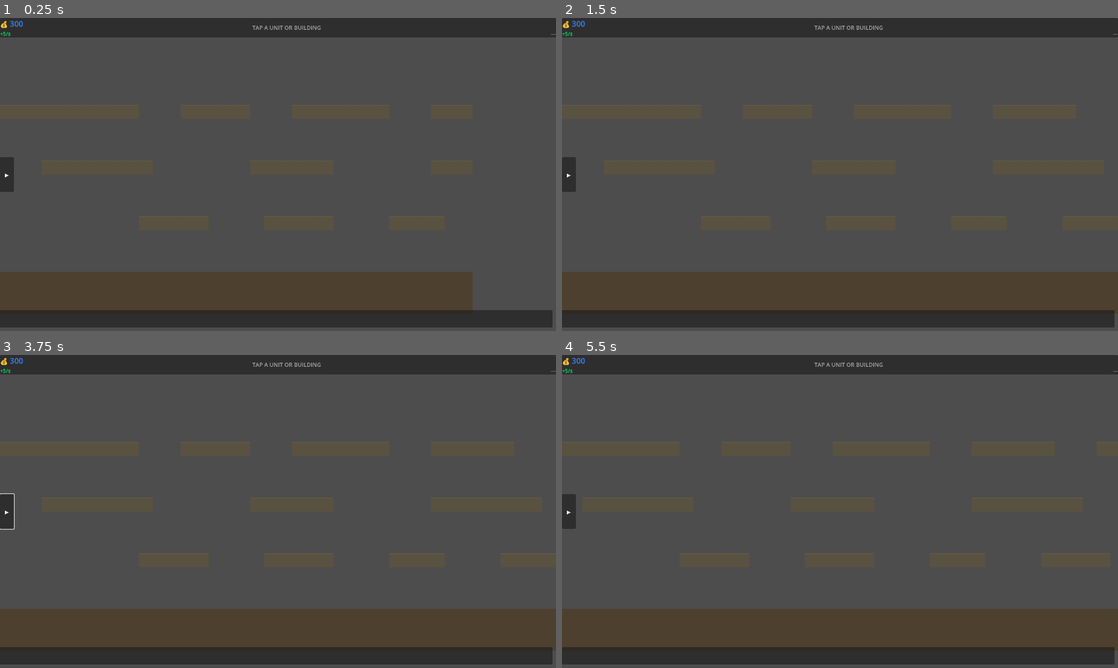
Above: before the commit, frames 1-4 (two rows, left to right).
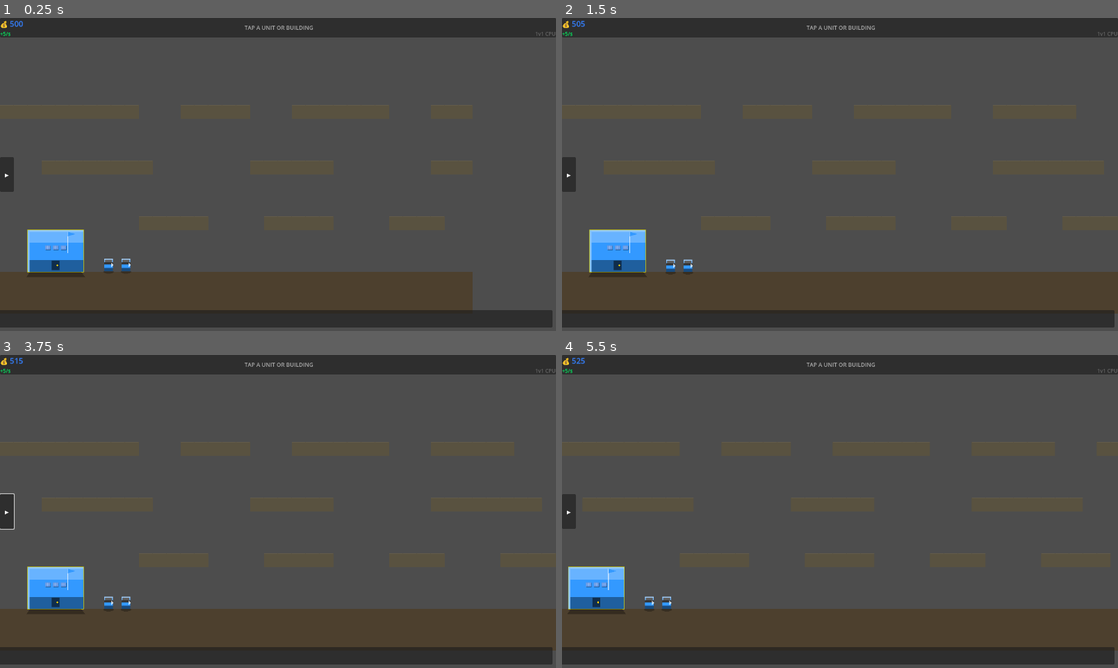
Above: after the commit, the same moments.

Repository: infinitybiscuit/fortress-command
Game: Godot game, scene res://scenes/game/game_scene.tscn
Same seed, same stepped clock (60 frames per second), same inputs: the game is played once before the commit and once after it.
Inputs (mouse positions are in pixels of both pictures, inside the frame that each line leads up to):
- Up to frame 1 (0.25 s): no input
- Up to frame 2 (1.5 s): click "▸" at 0.5 s; click "✕" at 1.25 s
- Up to frame 3 (3.75 s): tap A at 2, 2.75, 3.5 s; move the mouse to (400, 495) at 2.02 s; hold Right (ui_right) 2.03-2.75 s; click (400, 495) at 2.17 s; drag from (166, 527) to (250, 574) at 2.77 s; move the mouse to (333, 442) at 3.52 s; hold Right (ui_right) from 3.53 s (still down)
- Up to frame 4 (5.5 s): release Right (ui_right) at 4.25 s; tap A at 4.25, 5 s; drag from (812, 574) to (673, 464) at 4.27 s; move the mouse to (1006, 558) at 5.02 s; hold Left (ui_left) from 5.03 s (still down)

The runs differ from the first frame. In frame 1, 1.8% of the frame differs, in the area x 1-100%, y 0-83%; in frame 2, 1.8%; in frame 3, 1.8%; in frame 4, 1.8%.
Error before the commit: Parse Error: Cannot find member "ZERO" in base "Rect2". (res://scripts/game/game_scene.gd:41)

Commit message:
fix: Rect2.ZERO → Rect2() and Vector2.ZERO size check
Rect2.ZERO is not valid in Godot 4 GDScript.
Use Rect2() (default constructor) and .size == Vector2.ZERO instead.

Diff:
--- a/godot/scripts/game/game_scene.gd
+++ b/godot/scripts/game/game_scene.gd
@@ -38,7 +38,7 @@
 ## Drag-selection state
 var _drag_start: Vector2 = Vector2.ZERO
 var _is_dragging: bool = false
-var _drag_rect: Rect2 = Rect2.ZERO
+var _drag_rect: Rect2 = Rect2()  # Default Rect2: pos=(0,0), size=(0,0)
 
 ## Build placement state
 var _pending_build_type: String = ""
@@ -553,7 +553,7 @@
 func _draw() -> void:
 	if not _is_dragging:
 		return
-	if _drag_rect == Rect2.ZERO:
+	if _drag_rect.size == Vector2.ZERO:
 		return
 	# Draw a semi-transparent blue fill
 	draw_rect(_drag_rect, Color(0.3, 0.5, 1.0, 0.25), true)
